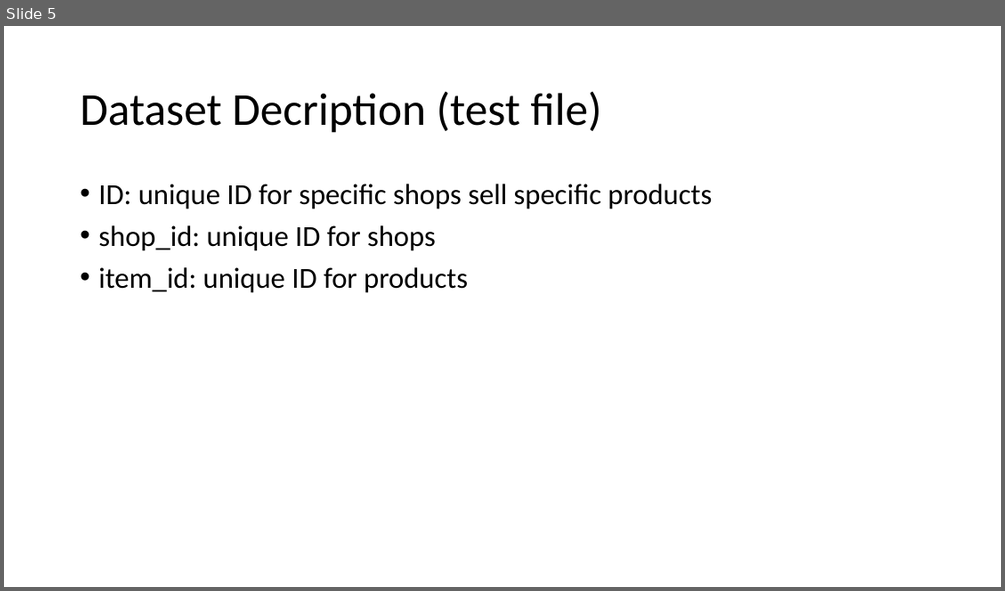
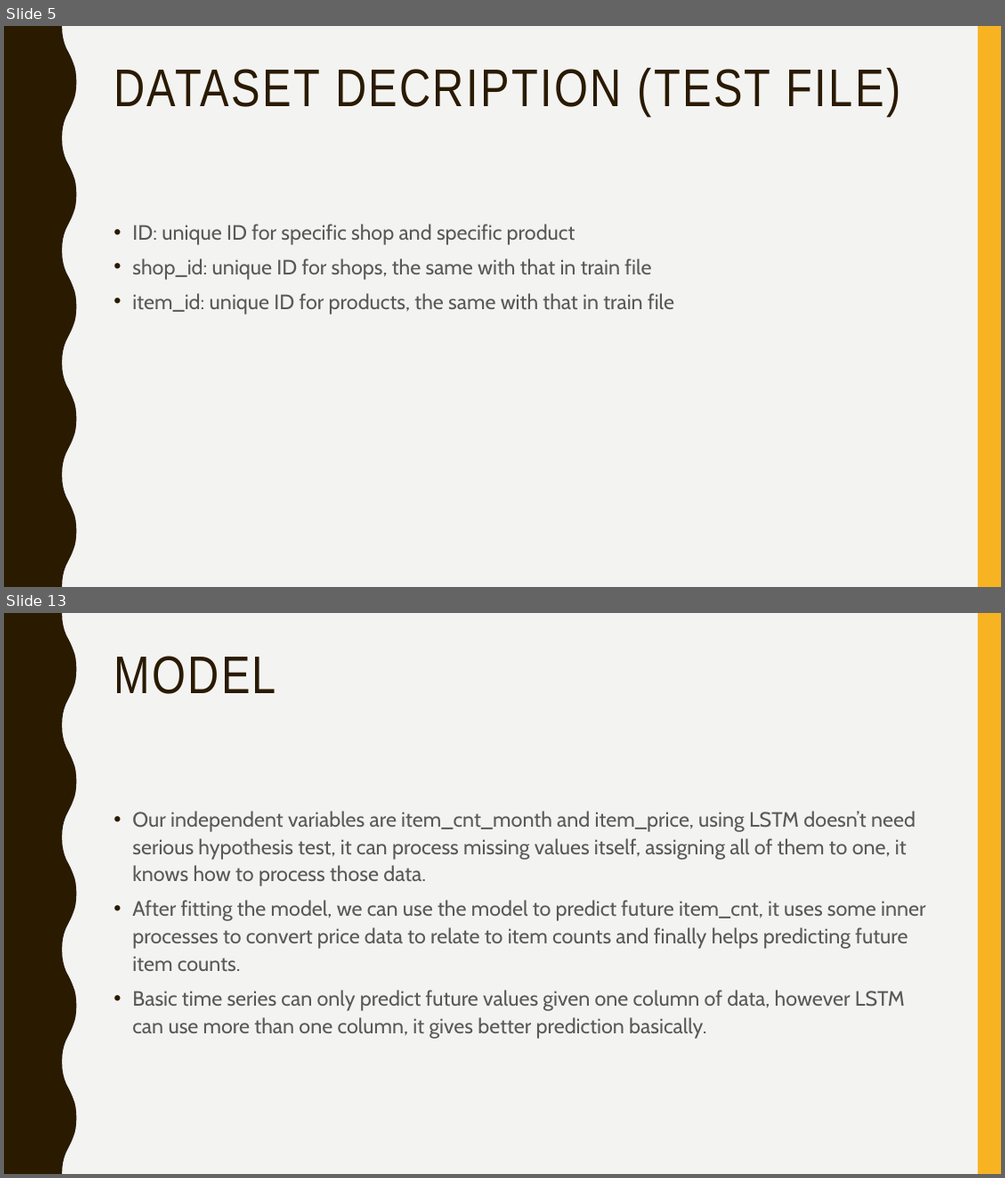
Before and after one commit to zex0023/Sale_Prediction, a slide deck: final_presentation.pptx. Shown one above the other, each under a label of ours: slide 5 before the commit, slides 5 and 13 after it; the slides between them are not shown. The pictures are 1005x591 and 1005x1178 pixels, drawn with LibreOffice and Linux fonts; fonts in the diff are those of the drawing. Boxes give left, top, right and bottom in pixels: in the first picture for what was removed or moved away, otherwise in the second. Text is boxed around its words. In the diff, an @@ line names an element or a change of style, - is before the commit and + after.

```diff
--- a/final_presentation.pptx
+++ b/final_presentation.pptx
@@ slide 13 added at (x1=4, y1=613, x2=1001, y2=1174), background #F3F3F2; not listed: 2 template elements that a slide beside it also shows @@
@@ title added at (x1=113, y1=656, x2=276, y2=694), 51 pt, text #2A1A00 @@
+MODEL
@@ text added at (x1=132, y1=811, x2=926, y2=1038), 20 pt, text #595959 @@
+• Our independent variables are item_cnt_month and item_price, using LSTM doesn’t need serious hypothesis test, it can process missing values itself, assigning all of them to one, it knows how to process those data.
+• After fitting the model, we can use the model to predict future item_cnt, it uses some inner processes to convert price data to relate to item counts and finally helps predicting future item counts.
+• Basic time series can only predict future values given one column of data, however LSTM can use more than one column, it gives better prediction basically.
@@ slide 5 changed as well @@
@@ background #FFFFFF to #F3F3F2 @@
@@ freeform shape added at (x1=4, y1=26, x2=77, y2=587), fill #2A1A00 @@
@@ rectangle added at (x1=978, y1=26, x2=1001, y2=587), fill #F8B323 @@
@@ title "DATASET DECRIPTION (TEST FILE)" at (x1=113, y1=68, x2=900, y2=116): vertical alignment middle to top @@
@@ title at (x1=113, y1=68, x2=900, y2=116): text changed; size 44 to 51 pt; font Calibri to Arial Narrow; text colour #000000 to #2A1A00 @@
-Dataset Decription (test file)
+DATASET DECRIPTION (TEST FILE)
@@ text at (x1=132, y1=224, x2=674, y2=314): text changed; size 28 to 20 pt; font Calibri to Cabin; text colour #000000 to #595959 @@
-• ID: unique ID for specific shops sell specific products
-• shop_id: unique ID for shops
-• item_id: unique ID for products
+• ID: unique ID for specific shop and specific product
+• shop_id: unique ID for shops, the same with that in train file
+• item_id: unique ID for products, the same with that in train file
```
Also in this commit, not shown: 5 other slides changed, 8 other slides added, 5 slides removed, 3 other files.
